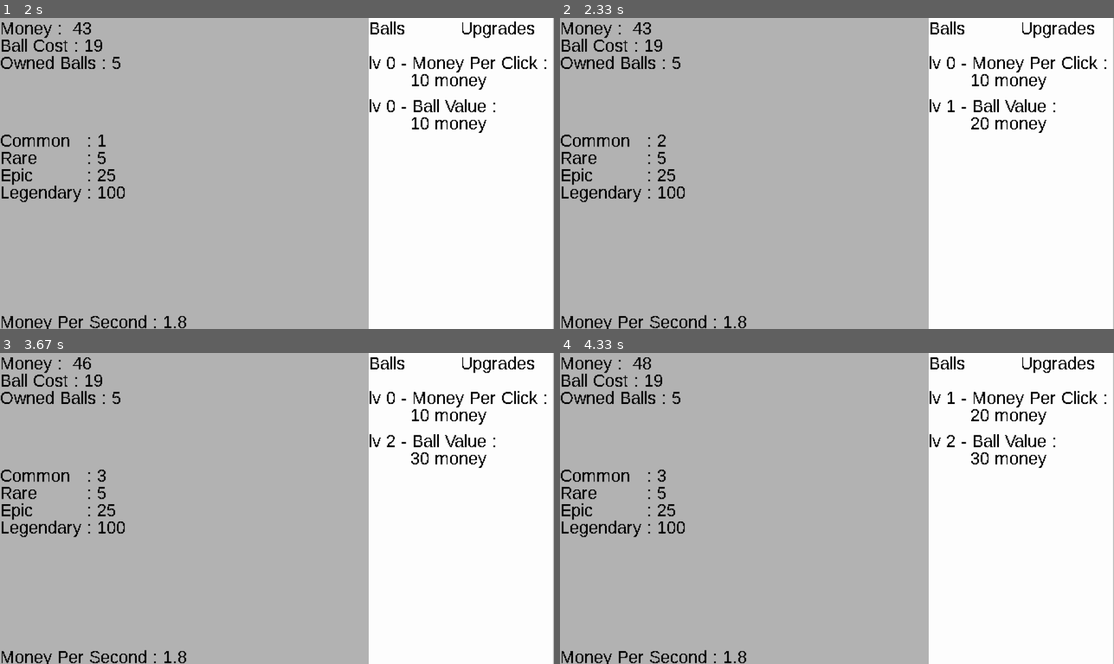
Above: before the commit, frames 1-4 (two rows, left to right).
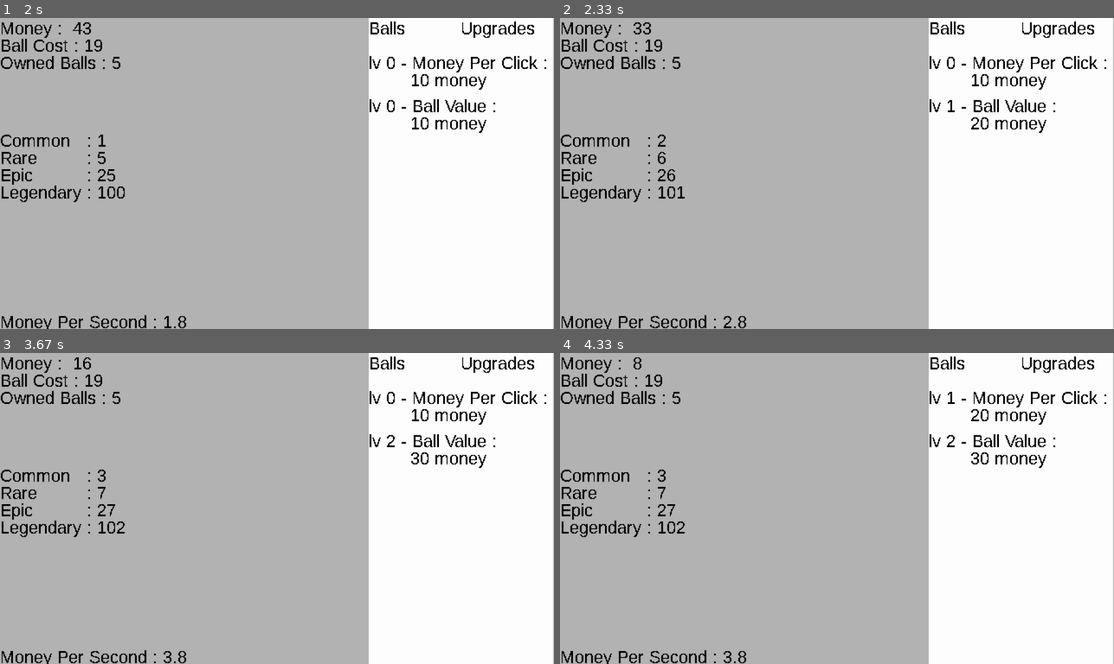
Above: after the commit, the same moments.

Repository: LZX1000/College-I
Game: pygame game, started from Incremental_Incremental.py
Same seed, same stepped clock (60 frames per second), same inputs: the game is played once before the commit and once after it.
Inputs (mouse positions are in pixels of both pictures, inside the frame that each line leads up to):
- Up to frame 1 (2 s): hold Enter 0.33-0.8 s; click (144, 176) at 0.88 s; click (105, 248) at 1.22 s; right-click (144, 111) at 1.55 s; click (77, 164) at 1.88 s
- Up to frame 2 (2.33 s): click (1019, 111) at 2.22 s
- Up to frame 3 (3.67 s): click (421, 558) at 2.55 s; click (421, 480) at 2.88 s; click (448, 502) at 3.22 s; click (393, 452) at 3.55 s
- Up to frame 4 (4.33 s): click (1019, 405) at 3.88 s; click (704, 564) at 4.22 s

Frame 1 is identical in both runs. In frame 2, 0.1% of the frame differs, in the area x 13-31%, y 1-100%; in frame 3, 0.2%; in frame 4, 0.2%.

Commit message:
Improved upgrades

Diff:
--- a/Incremental_Incremental.py
+++ b/Incremental_Incremental.py
@@ -5,26 +5,53 @@
 from typing import List, Tuple
 
 def main():
-    # Add player class to store all player data to be accessed in upgrade
+    class Player:
+        def __init__(
+            self,
+            money: int | None = 100,
+            money_per_click: int | None = 1,
+            new_ball_cost: int | None = 10,
+            common_ball_value: int | None = 1,
+            rare_ball_value: int | None = 5,
+            epic_ball_value: int | None = 25,
+            legendary_ball_value: int | None = 100,
+            common_ball_count: int | None = 0,
+            rare_ball_count: int | None = 0,
+            epic_ball_count: int | None = 0,
+            legendary_ball_count: int | None = 0
+        ) -> None:
+            self.money = money
+            self.money_per_click = money_per_click
+            self.new_ball_cost = new_ball_cost
+            # Values
+            self.common_ball_value = common_ball_value
+            self.rare_ball_value = rare_ball_value
+            self.epic_ball_value = epic_ball_value
+            self.legendary_ball_value = legendary_ball_value
+            # Counts
+            self.common_ball_count = common_ball_count
+            self.rare_ball_count = rare_ball_count
+            self.epic_ball_count = epic_ball_count
+            self.legendary_ball_count = legendary_ball_count
     class Ball:
         def __init__(self) -> None:
             rarity = random.randint(1, 100)
             if rarity <= 75:
                 self.rarity = "Common"
                 self.color = (0, 0, 0)
-                self.money_value = common_ball_value
+                self.money_value = player.common_ball_value
             elif rarity <= 95:
                 self.rarity = "Rare"
                 self.color = (0, 0, 255)
-                self.money_value = rare_ball_value
+                self.money_value = player.rare_ball_value
             elif rarity <= 99:
                 self.rarity = "Epic"
                 self.color = (255, 0, 255)
-                self.money_value = epic_ball_value
+                self.money_value = player.epic_ball_value
             else:
                 self.rarity = "Legendary"
                 self.color = (255, 0, 0)
-                self.money_value = legendary_ball_value
+                self.money_value = player.legendary_ball_value
 
             self.time = time.monotonic()
 
@@ -65,7 +92,7 @@
             text_color: Tuple[int, int, int] | None = (0, 0, 0),
             spacing: int | None = 20,
             rect_height: int | None = None,
-            type: str = "Upgrade",
+            type: str = "upgrade",
             debug_color: Tuple[int, int, int] | None = (255, 0, 0)
         ) -> None:
             super().__init__()
@@ -106,7 +133,7 @@
                 total_offset_x,
                 total_offset_y,
                 surface.get_width() / 2 if type.lower() == "menu" else surface.get_width(),
-                rect_height
+                30 if type.lower() == "menu" else rect_height
             )
 
         def update(
@@ -156,10 +183,10 @@
                 debug_color=(255, 255, 0)
             )
 
-        def check(self, surface: pygame.Surface, player_money: int) -> bool:
+        def check(self, surface: pygame.Surface) -> bool:
             if self.type == "money":
-                if player_money >= self.cost:
-                    player_money -= self.cost
+                if player.money >= self.cost:
+                    player.money -= self.cost
                     self.level += 1
                     self.cost += 10
                     self.button = Button(
@@ -235,22 +262,12 @@
     while running:
         # Reset
         if new:
-            player_money = 100
-            player_money_per_click = 1
-            new_ball_cost = 10
+            player = Player()
+            money_per_second = 0
             balls = []
             unresolved_balls = []
             combined_balls = []
             available_upgrades = all_upgrades
-            legendary_ball_count = 0
-            legendary_ball_value = 100
-            epic_ball_count = 0
-            epic_ball_value = 25
-            rare_ball_count = 0
-            rare_ball_value = 5
-            common_ball_count = 0
-            common_ball_value = 1
-            money_per_second = 0
             new = False
 
         scaled_mouse_pos = pygame.mouse.get_pos()
@@ -278,16 +295,23 @@
                         for upgrade in available_upgrades:
                             if upgrade.button.rect.collidepoint(mouse_pos):
                                 other_clicked = True
-                                if upgrade.check(internal_surface, player_money):
+                                if upgrade.check(internal_surface):
                                     if upgrade.name == "Money Per Click":
-                                        player_money_per_click += 1
+                                        player.money_per_click += 1
                                     elif upgrade.name == "Ball Value":
-                                        common_ball_value += 1
+                                        player.common_ball_value += 1
+                                        player.rare_ball_value += 1
+                                        player.epic_ball_value += 1
+                                        player.legendary_ball_value += 1
+                                        money_per_second = (player.common_ball_value * player.common_ball_count +
+                                                            player.rare_ball_value * player.rare_ball_count +
+                                                            player.epic_ball_value * player.epic_ball_count +
+                                                            player.legendary_ball_value * player.legendary_ball_count) / 5
                                     break
                     elif menu_type == "Balls":
                         pass
                     if not other_clicked:
-                        player_money += player_money_per_click
+                        player.money += player.money_per_click
                 elif event.button == 3:
                     if menu_type == "Upgrades":
                         menu_type = "Balls"
@@ -301,15 +325,15 @@
             if not enter_pressed:
                 enter_pressed = True
                 enter_timer = time.monotonic()
-                if player_money >= new_ball_cost:
-                    player_money -= new_ball_cost
-                    new_ball_cost = int(round(len(balls) ** 2) / 2 + 11)
+                if player.money >= player.new_ball_cost:
+                    player.money -= player.new_ball_cost
+                    player.new_ball_cost = int(round(len(balls) ** 2) / 2 + 11)
                     unresolved_balls.append(0)
                     enter_interval_timer = time.monotonic()
             elif not enter_press_override:
-                if player_money >= new_ball_cost and time.monotonic() - enter_interval_timer >= 0.1:
-                    player_money -= new_ball_cost
-                    new_ball_cost = int(round(len(balls) ** 2) / 2 + 11)
+                if player.money >= player.new_ball_cost and time.monotonic() - enter_interval_timer >= 0.1:
+                    player.money -= player.new_ball_cost
+                    player.new_ball_cost = int(round(len(balls) ** 2) / 2 + 11)
                     unresolved_balls.append(0)
                     enter_interval_timer = time.monotonic()
             else:
@@ -321,7 +345,7 @@
             enter_press_override = False
 
         if keys[pygame.K_LCTRL] and keys[pygame.K_q]:
-            player_money += 100000
+            player.money += 100000
 
         if keys[pygame.K_LCTRL] and keys[pygame.K_SPACE]:
             if not space_pressed:
@@ -340,16 +364,16 @@
                 recent_ball_rarity = new_ball.rarity
                 recent_ball_color = new_ball.color
                 if new_ball.rarity == "Common":
-                    common_ball_count += 1
+                    player.common_ball_count += 1
                     money_per_second_add = 1
                 elif new_ball.rarity == "Rare":
-                    rare_ball_count += 1
+                    player.rare_ball_count += 1
                     money_per_second_add = 5
                 elif new_ball.rarity == "Epic":
-                    epic_ball_count += 1
+                    player.epic_ball_count += 1
                     money_per_second_add = 25
                 else:
-                    legendary_ball_count += 1
+                    player.legendary_ball_count += 1
                     money_per_second_add = 100
                 while not resolved:
                     for ball in combined_balls:
@@ -372,31 +396,31 @@
                 money_per_second += money_per_second_add / 5
 
         for ball in balls:
-            player_money += ball.check_for_payount()
+            player.money += ball.check_for_payount()
         for ball in combined_balls:
-            player_money += ball.check_for_payount()
+            player.money += ball.check_for_payount()
 
         # Render in 640x360
         internal_surface.fill((180, 180, 180)) # Sub-background
         # background.game_update(internal_surface)
-        money_text_surface = font.render(f"Money :  {player_money}", False, (0, 0, 0))
-        ball_cost_text_surface = font.render(f"Ball Cost : {new_ball_cost}", False, (0, 0, 0))
+        money_text_surface = font.render(f"Money :  {player.money}", False, (0, 0, 0))
+        ball_cost_text_surface = font.render(f"Ball Cost : {player.new_ball_cost}", False, (0, 0, 0))
         owned_balls_text_surface = font.render(f"Owned Balls : {len(balls)}", False, (0, 0, 0))
         money_per_second_surface = font.render(f"Money Per Second : {round(money_per_second, 2)}", False, (0, 0, 0))
         common_ball_surface = font.render(f"Common", False, (0, 0, 0))
-        common_ball_value_surface = font.render(f": {common_ball_value}", False, (0, 0, 0))
+        common_ball_value_surface = font.render(f": {player.common_ball_value}", False, (0, 0, 0))
         rare_ball_surface = font.render(f"Rare", False, (0, 0, 0))
-        rare_ball_value_surface = font.render(f": {rare_ball_value}", False, (0, 0, 0))
+        rare_ball_value_surface = font.render(f": {player.rare_ball_value}", False, (0, 0, 0))
         epic_ball_surface = font.render(f"Epic", False, (0, 0, 0))
-        epic_ball_value_surface = font.render(f": {epic_ball_value}", False, (0, 0, 0))
+        epic_ball_value_surface = font.render(f": {player.epic_ball_value}", False, (0, 0, 0))
         legendary_ball_surface = font.render(f"Legendary", False, (0, 0, 0))
-        legendary_ball_value_surface = font.render(f": {legendary_ball_value}", False, (0, 0, 0))
+        legendary_ball_value_surface = font.render(f": {player.legendary_ball_value}", False, (0, 0, 0))
         # Balls Menu
         if menu_type == "Balls":
-            common_ball_count_text_surface = font.render(f"Common : {common_ball_count}", False, (0, 0, 0))
-            rare_ball_count_text_surface = font.render(f"Rare : {rare_ball_count}", False, (0, 0, 0))
-            epic_ball_count_text_surface = font.render(f"Epic : {epic_ball_count}", False, (0, 0, 0))
-            legendary_ball_count_text_surface = font.render(f"Legendary : {legendary_ball_count}", False, (0, 0, 0))
+            common_ball_count_text_surface = font.render(f"Common : {player.common_ball_count}", False, (0, 0, 0))
+            rare_ball_count_text_surface = font.render(f"Rare : {player.rare_ball_count}", False, (0, 0, 0))
+            epic_ball_count_text_surface = font.render(f"Epic : {player.epic_ball_count}", False, (0, 0, 0))
+            legendary_ball_count_text_surface = font.render(f"Legendary : {player.legendary_ball_count}", False, (0, 0, 0))
             if len(balls) > 0:
                 most_recent_ball_text_surface1 = font.render(f"Most Recent Ball :", False, (0, 0, 0))
                 most_recent_ball_text_surface2 = font.render(f"        {recent_ball_rarity} Ball", False, (recent_ball_color))
